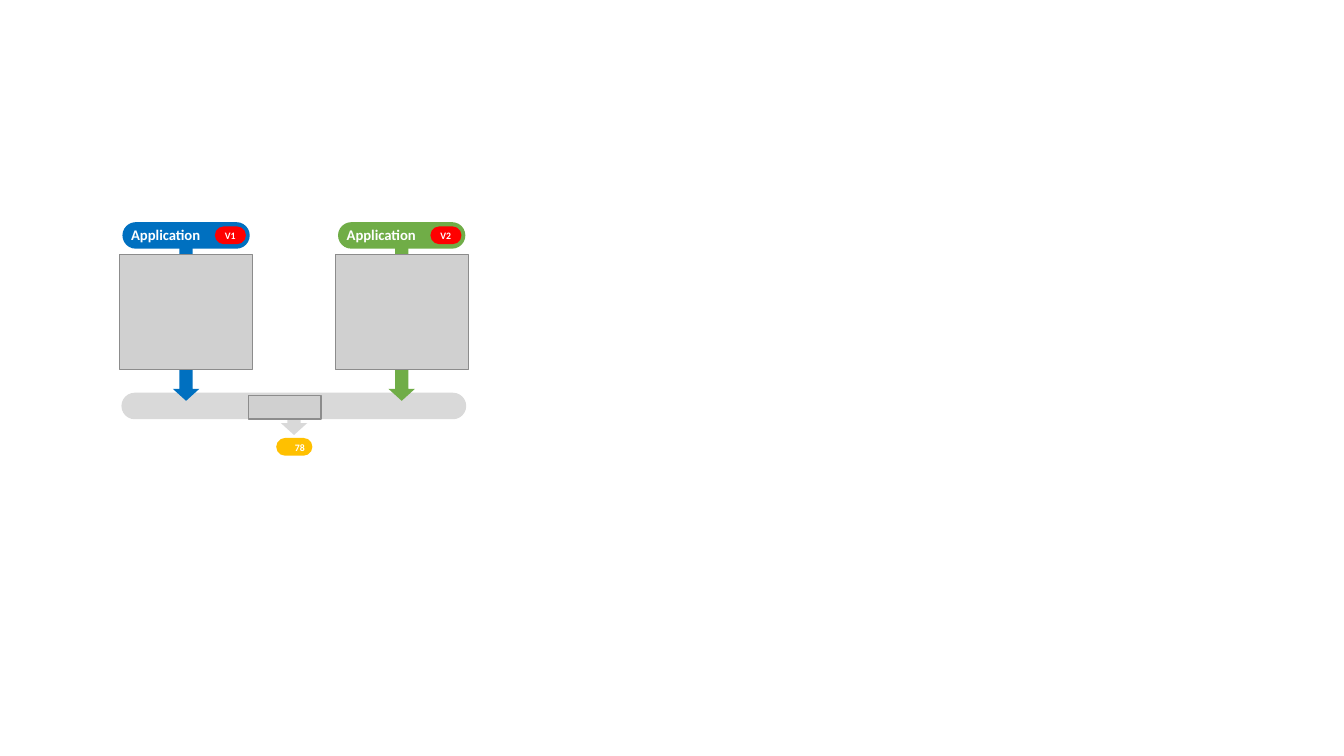
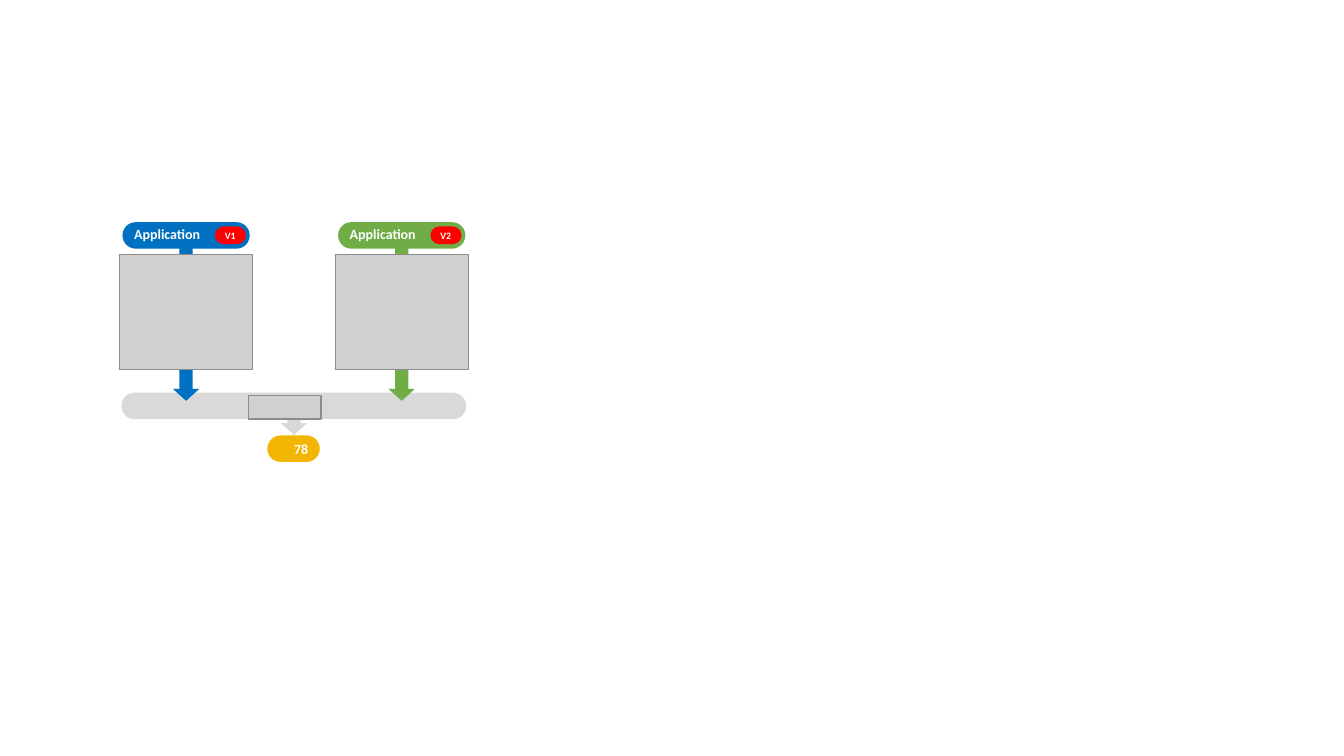
Before and after one commit to aiops/logsight-cli-py, a slide deck: slide 1 of docs/use_case.pptx. Drawn at 1344x756 pixels with LibreOffice and Linux fonts; fonts in the diff are those of the drawing; grey boxes stand for pictures; background and template pictures are left out. Boxes give left, top, right and bottom in pixels: in the first picture for what was removed or moved away, otherwise in the second. Text is boxed around its words. In the diff, an @@ line names an element or a change of style, - is before the commit and + after.

```diff
--- a/docs/use_case.pptx
+++ b/docs/use_case.pptx
@@ text "Application" at (x1=134, y1=229, x2=200, y2=242): size 10.5 to 10 pt @@
@@ text "Application" at (x1=350, y1=229, x2=416, y2=241): size 10.5 to 10 pt @@
@@ rounded rectangle resized from (x1=276, y1=438, x2=313, y2=456) to (x1=267, y1=436, x2=320, y2=462) @@
@@ rounded rectangle at (x1=267, y1=436, x2=320, y2=462): fill #FFC000 to #F2B602 @@
@@ text "78" at (x1=294, y1=444, x2=308, y2=454): size 7 to 10 pt; alignment centre to left @@
```
Also in this commit, not shown: 1 other file.
